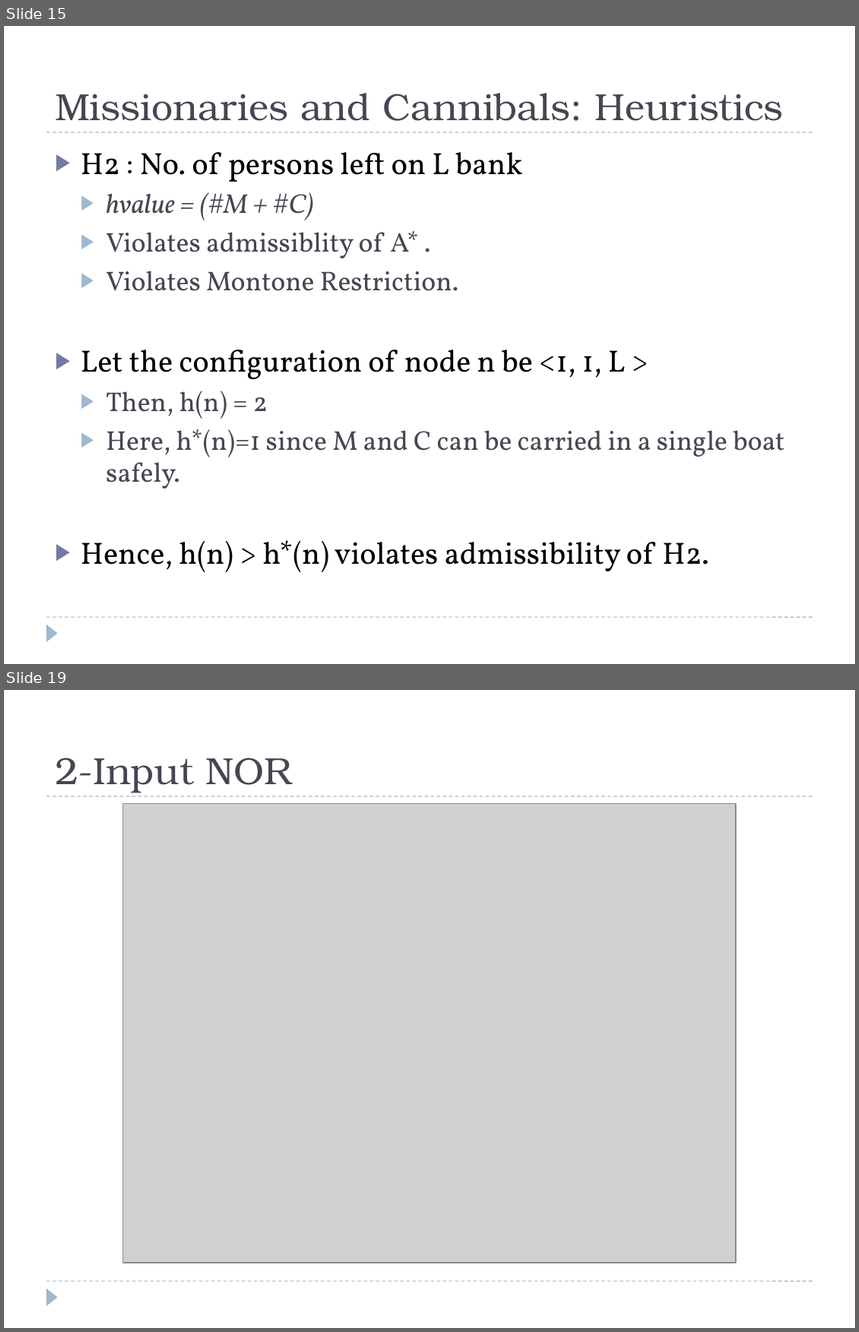
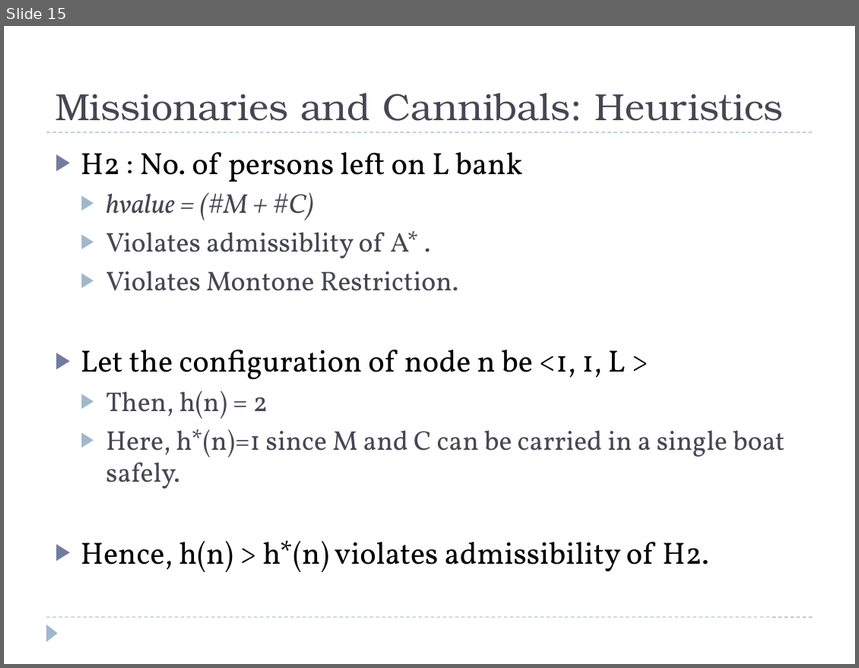
Before and after one commit to mayank127/AILab, a slide deck: slides/Astar.pptx. Shown one above the other, each under a label of ours: slides 15 and 19 before the commit, slide 15 after it; the slides between them are not shown. The pictures are 859x1332 and 859x668 pixels, drawn with LibreOffice and Linux fonts; fonts in the diff are those of the drawing; grey boxes stand for pictures. Boxes give left, top, right and bottom in pixels: in the first picture for what was removed or moved away, otherwise in the second. Text is boxed around its words. In the diff, an @@ line names an element or a change of style, - is before the commit and + after.

```diff
--- a/slides/Astar.pptx
+++ b/slides/Astar.pptx
@@ slide 19 removed at (x1=4, y1=690, x2=855, y2=1328), background #FFFFFF; not listed: 3 template elements that a slide beside it also shows @@
@@ title removed at (x1=55, y1=758, x2=291, y2=793) @@
-2-Input NOR
@@ picture removed at (x1=123, y1=803, x2=736, y2=1263) @@
```
Also in this commit, not shown: 3 slides added, 25 other slides removed.
